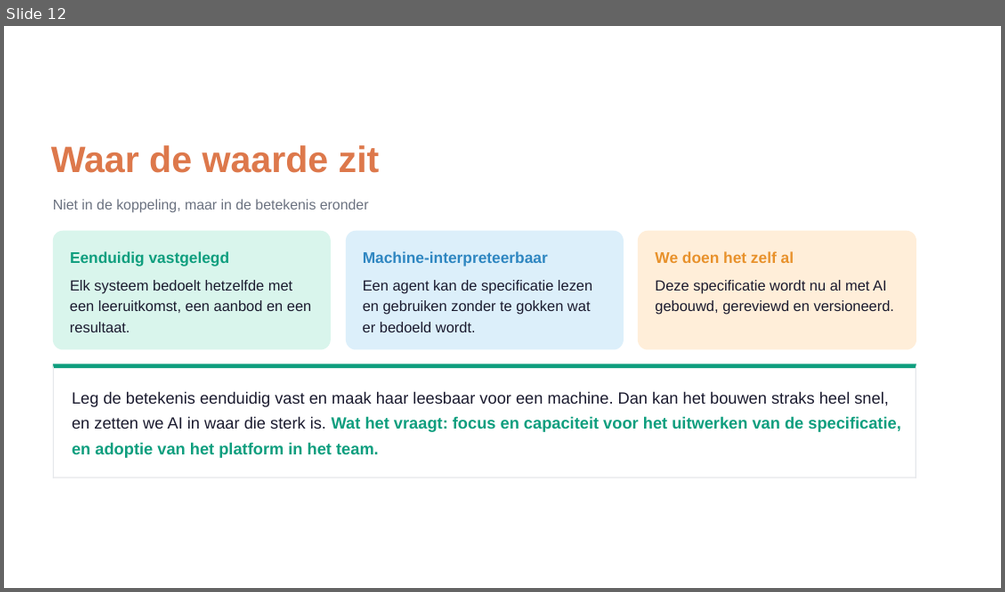
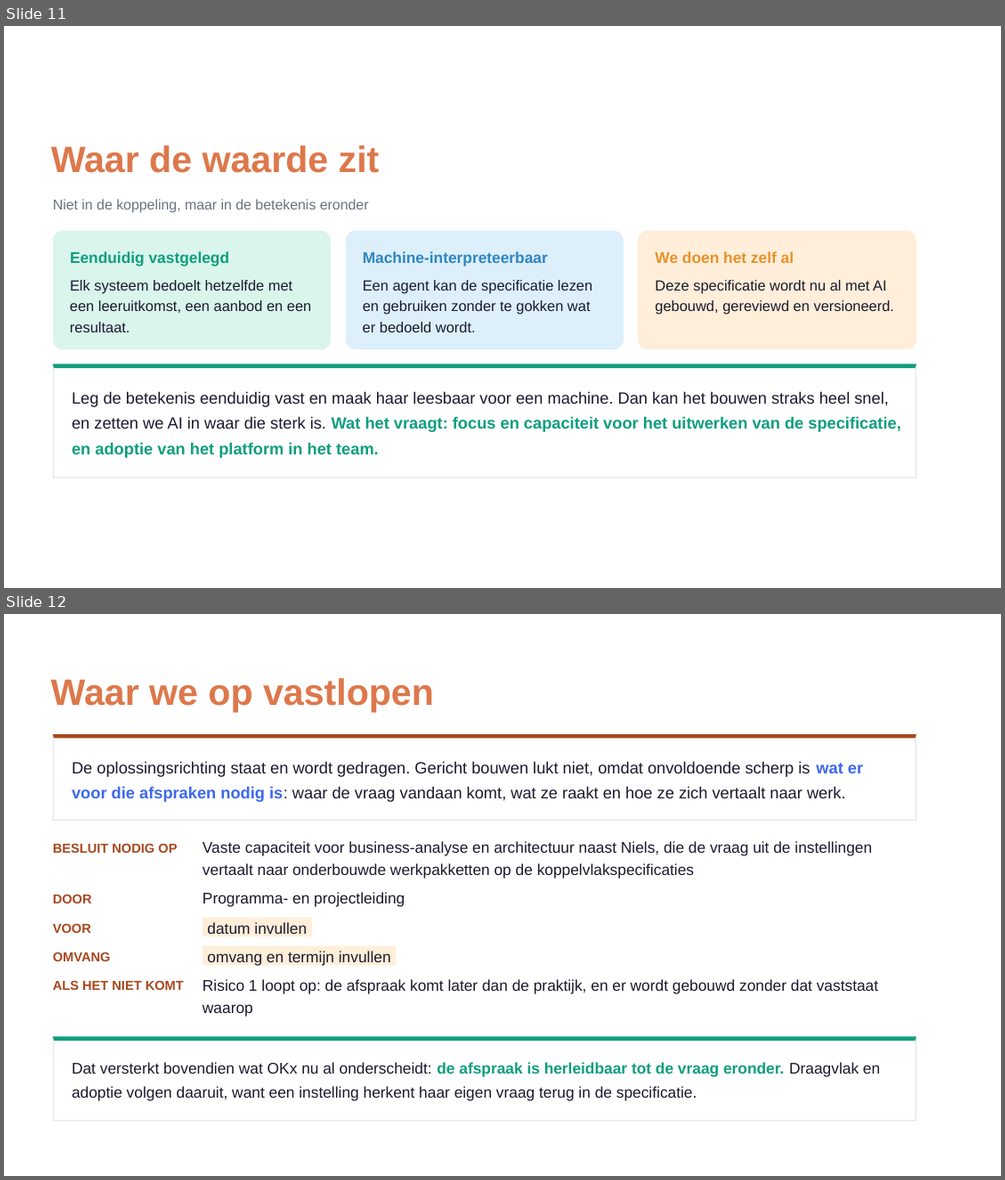
Before and after one commit to Npuls-OKx/meta, a slide deck: presentaties/export/260904_ai_houdbaarheid/260904_ai_houdbaarheid.pptx. Shown one above the other, each under a label of ours: slide 12 before the commit, slides 11 and 12 after it. The pictures are 1005x592 and 1005x1180 pixels, drawn with LibreOffice and Linux fonts; fonts in the diff are those of the drawing; background and template pictures are left out. Boxes give left, top, right and bottom in pixels: in the first picture for what was removed or moved away, otherwise in the second. Text is boxed around its words. In the diff, an @@ line names an element or a change of style, - is before the commit and + after.

Commit message:
Trendslide zonder verzonnen aantallen, en het besluit erin
De twee historieslides zijn er een geworden. Onder de vier tijdvakken
loopt nu een lijnenpaar: onderdelen in een systeem tegen koppelingen en
datavraag, waarbij de tweede harder oploopt en met AI het hardst. De
absolute aantallen zijn eruit, want die waren niet na te tellen uit de
plaat ernaast.

Nieuw is de besluitslide, het punt waar alle drie de reviewers
onafhankelijk op uitkwamen. Het knelpunt staat er in een zin: de
oplossingsrichting wordt gedragen, maar gericht bouwen lukt niet omdat
onvoldoende scherp is wat er voor die afspraken nodig is. Gevraagd wordt
vaste capaciteit voor business-analyse en architectuur die de vraag uit
de instellingen vertaalt naar onderbouwde werkpakketten, met het gevolg
erbij als het niet komt. Datum en omvang staan als in te vullen gemarkeerd.

Relateert aan: #212

```diff
--- a/presentaties/export/260904_ai_houdbaarheid/260904_ai_houdbaarheid.pptx
+++ b/presentaties/export/260904_ai_houdbaarheid/260904_ai_houdbaarheid.pptx
@@ slide 12 added at <box>4,614,1001,1176</box>, background picture (left out) @@
@@ freeform shape added at <box>4,614,1001,1176</box>, fill #000000 @@
@@ freeform shape added at <box>4,614,1001,1176</box>, fill #FFFFFF @@
@@ text added at <box>51,678,434,712</box>, 27 pt, text #DD784B, bold @@
+Waar we op vastlopen
@@ freeform shape added at <box>53,734,916,821</box>, fill #FFFFFF @@
@@ freeform shape added at <box>53,734,916,738</box>, fill #A8481F @@
@@ freeform shape added at <box>53,734,54,821</box>, fill #E5E7EB @@
@@ freeform shape added at <box>914,734,916,821</box>, fill #E5E7EB @@
@@ text added at <box>72,761,863,777</box>, 12 pt, text #1A1A2E @@
+De oplossingsrichting staat en wordt gedragen. Gericht bouwen lukt niet, omdat onvoldoende scherp is wat er
@@ text added at <box>72,786,846,802</box>, 12 pt, text #1A1A2E @@
+voor die afspraken nodig is: waar de vraag vandaan komt, wat ze raakt en hoe ze zich vertaalt naar werk.
@@ freeform shape added at <box>53,819,916,820</box>, fill #E5E7EB @@
@@ text added at <box>53,843,177,853</box>, 9.6 pt, text #A8481F, bold @@
+BESLUIT NODIG OP
@@ text added at <box>202,841,872,856</box>, 11.4 pt, text #1A1A2E @@
+Vaste capaciteit voor business-analyse en architectuur naast Niels, die de vraag uit de instellingen
@@ text added at <box>202,863,694,878</box>, 11.4 pt, text #1A1A2E @@
+vertaalt naar onderbouwde werkpakketten op de koppelvlakspeciﬁcaties
@@ text added at <box>53,894,92,903</box>, 9.6 pt, text #A8481F, bold @@
+DOOR
@@ text added at <box>202,892,404,907</box>, 11.4 pt, text #1A1A2E @@
+Programma- en projectleiding
@@ text added at <box>53,923,91,933</box>, 9.6 pt, text #A8481F, bold @@
+VOOR
@@ freeform shape added at <box>202,917,313,936</box>, fill #FFEED9 @@
@@ text added at <box>207,922,307,934</box>, 11.4 pt, text #1A1A2E @@
+datum invullen
@@ text added at <box>53,952,111,961</box>, 9.6 pt, text #A8481F, bold @@
+OMVANG
@@ freeform shape added at <box>202,946,396,966</box>, fill #FFEED9 @@
@@ text added at <box>207,950,391,965</box>, 11.4 pt, text #1A1A2E @@
+omvang en termijn invullen
@@ text added at <box>53,980,184,990</box>, 9.6 pt, text #A8481F, bold @@
+ALS HET NIET KOMT
@@ text added at <box>202,979,878,993</box>, 11.4 pt, text #1A1A2E @@
+Risico 1 loopt op: de afspraak komt later dan de praktijk, en er wordt gebouwd zonder dat vaststaat
@@ text added at <box>202,1004,253,1015</box>, 11.4 pt, text #1A1A2E @@
+waarop
@@ freeform shape added at <box>53,1036,916,1120</box>, fill #FFFFFF @@
@@ freeform shape added at <box>53,1036,916,1039</box>, fill #0E9E7E @@
@@ freeform shape added at <box>53,1036,54,1120</box>, fill #E5E7EB @@
@@ freeform shape added at <box>914,1036,916,1120</box>, fill #E5E7EB @@
@@ text added at <box>72,1062,880,1077</box>, 11.4 pt, text #1A1A2E @@
+Dat versterkt bovendien wat OKx nu al onderscheidt: de afspraak is herleidbaar tot de vraag eronder. Draagvlak en
@@ text added at <box>72,1086,697,1100</box>, 11.4 pt, text #1A1A2E @@
+adoptie volgen daaruit, want een instelling herkent haar eigen vraag terug in de speciﬁcatie.
@@ freeform shape added at <box>53,1120,916,1120</box>, fill #E5E7EB @@
@@ what was slide 12 is now slide 11 @@
```
Also in this commit, not shown: 3 slides changed, 1 slide removed, 2 other files.
